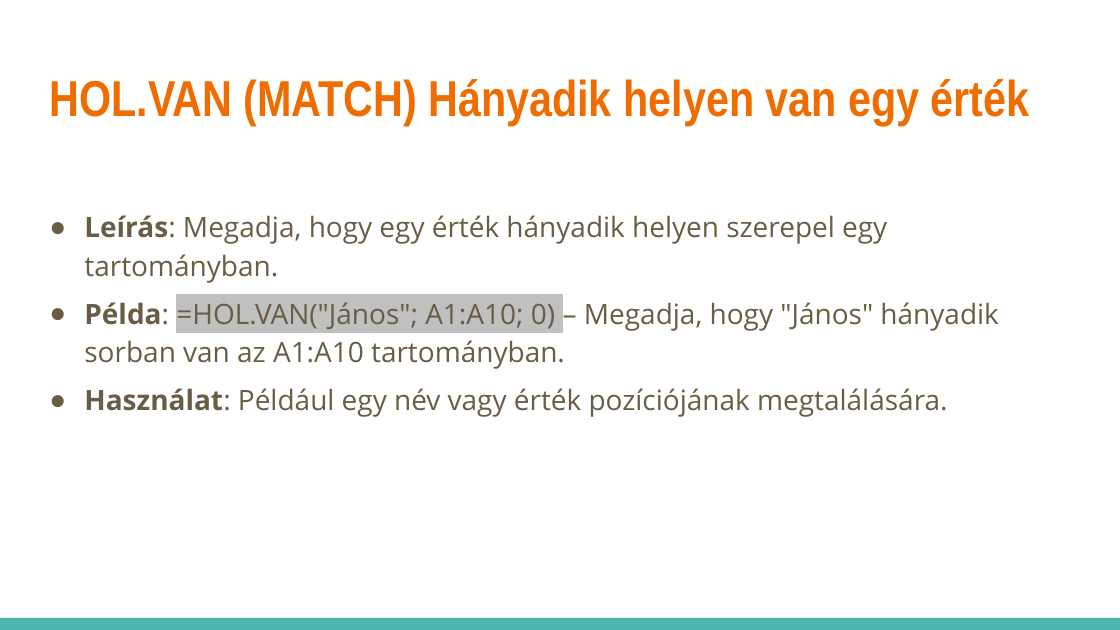
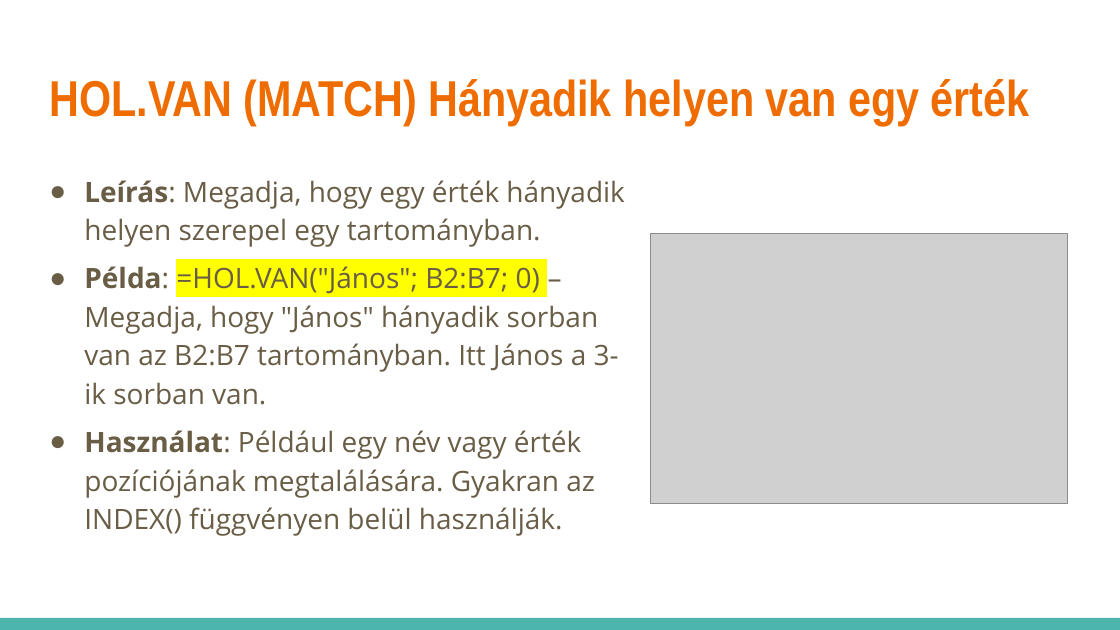
Before and after one commit to pisti72/infoka, a slide deck: slide 28 of excel/Táblázatkezelés.pptx (slide 27 before the commit). Drawn at 1120x630 pixels with LibreOffice and Linux fonts; fonts in the diff are those of the drawing; grey boxes stand for pictures. Boxes give left, top, right and bottom in pixels: in the first picture for what was removed or moved away, otherwise in the second. Text is boxed around its words. In the diff, an @@ line names an element or a change of style, - is before the commit and + after.

```diff
--- a/excel/Táblázatkezelés.pptx
+++ b/excel/Táblázatkezelés.pptx
@@ text "Leírás: Megadja, hogy egy érték ...": place and size @@
-text "Leírás: Megadja, hogy egy érték ..." at bbox=[84, 215, 998, 417]
+text "Leírás: Megadja, hogy egy érték ..." at bbox=[84, 180, 624, 536]
@@ picture added at bbox=[651, 234, 1067, 504] @@
@@ text at bbox=[84, 266, 619, 536]: text changed @@
-● Példa: =HOL.VAN("János"; A1:A10; 0) – Megadja, hogy "János" hányadik sorban van az A1:A10 tartományban.
-● Használat: Például egy név vagy érték pozíciójának megtalálására.
+● Példa: =HOL.VAN("János"; B2:B7; 0) – Megadja, hogy "János" hányadik sorban van az B2:B7 tartományban. Itt János a 3-ik sorban van.
+● Használat: Például egy név vagy érték pozíciójának megtalálására. Gyakran az INDEX() függvényen belül használják.
```
Also in this commit, not shown: 14 other slides changed, 4 slides added, 1 slide removed.
